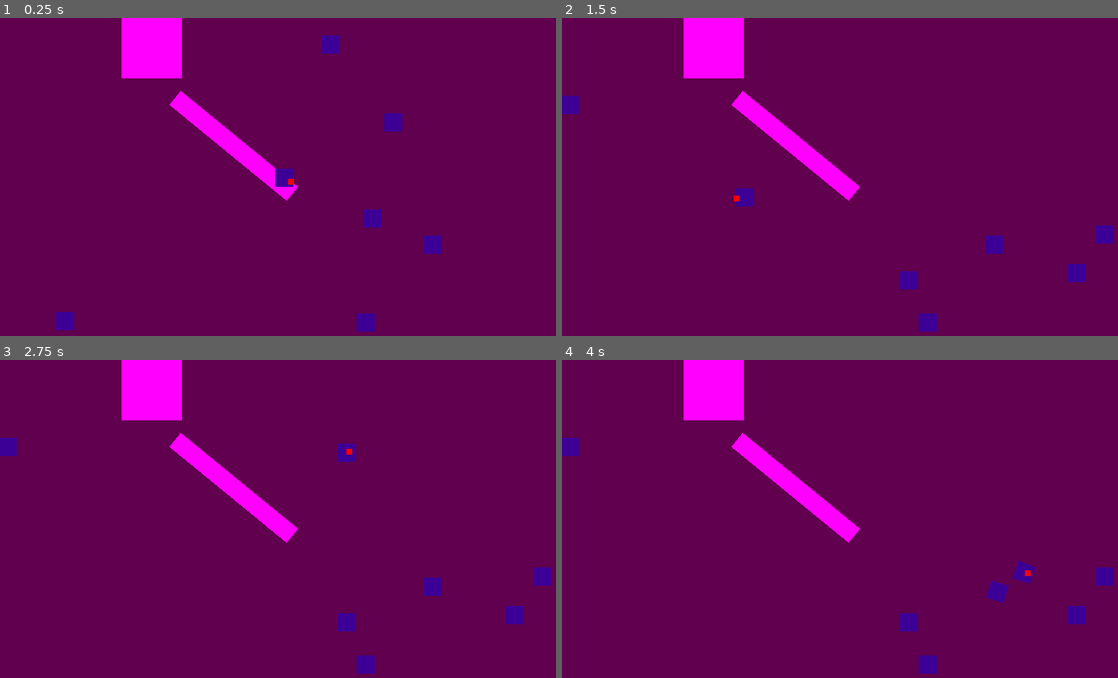
Above: before the commit, frames 1-4 (two rows, left to right).
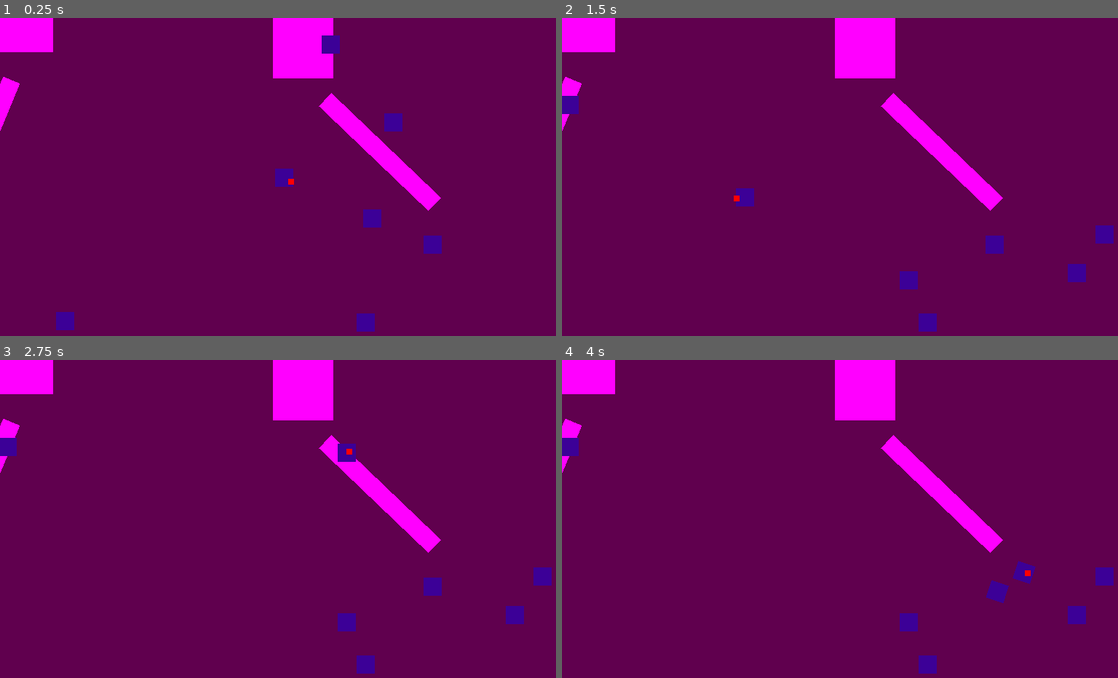
Above: after the commit, the same moments.

Repository: riioze/GameJamFevrier2024
Game: Godot game, scene res://scenes/main.tscn
Same seed, same stepped clock (60 frames per second), same inputs: the game is played once before the commit and once after it.
Inputs (mouse positions are in pixels of both pictures, inside the frame that each line leads up to):
- Up to frame 1 (0.25 s): no input
- Up to frame 2 (1.5 s): tap Enter at 0.5 s; move the mouse to (979, 164) at 0.52 s; move the mouse to (734, 199) at 1.27 s
- Up to frame 3 (2.75 s): tap Space at 2 s; move the mouse to (350, 452) at 2.02 s
- Up to frame 4 (4 s): tap Enter at 2.75 s; move the mouse to (823, 588) at 2.77 s; tap Space at 3.5 s; move the mouse to (1029, 573) at 3.52 s

The runs differ from the first frame. In frame 1, 8.3% of the frame differs, in the area x 0-80%, y 0-61%; in frame 2, 8.5%; in frame 3, 8.3%; in frame 4, 8.5%.

Commit message:
merge done

Diff:
--- a/scenes/arms.tscn
+++ b/scenes/arms.tscn
@@ -18,7 +18,6 @@
 gravity_scale = 0.0
 script = ExtResource("1_bejtx")
 SPEED = 400
-STARTING_POS = Vector2(-500, 100)
 
 [node name="LeftHandCollisionShape" type="CollisionPolygon2D" parent="LeftHandRigidBody"]
 polygon = PackedVector2Array(-100, -100, -100, 100, 100, 100, 100, -100)
@@ -32,7 +31,6 @@
 gravity_scale = 0.0
 script = ExtResource("2_5ttbs")
 SPEED = 400
-STARTING_POS = Vector2(500, 100)
 
 [node name="RightHandCollisionShape" type="CollisionPolygon2D" parent="RIghtHandRigidBody"]
 polygon = PackedVector2Array(-100, -100, -100, 100, 100, 100, 100, -100)
--- a/scripts/arms/RightArmStaticBody.gd
+++ b/scripts/arms/RightArmStaticBody.gd
@@ -13,6 +13,6 @@
 func _process(delta):
 	position = Vector2(HAND.position.x,HAND.position.y+100)
 
-	var angle : float = position.direction_to(Vector2(940,560)).angle()-PI/2
+	var angle : float = position.direction_to(Vector2(1920,1080)).angle()-PI/2
 
 	rotation = angle
--- a/scripts/arms/RightHandRigidBody.gd
+++ b/scripts/arms/RightHandRigidBody.gd
@@ -1,7 +1,7 @@
 extends RigidBody2D
 
 @export var SPEED : int = 100
-@export var STARTING_POS : Vector2 = Vector2(200,100)
+@export var STARTING_POS : Vector2 = Vector2(1000,100)
 @export var OTHER_ARM : RigidBody2D
 
 # Called when the node enters the scene tree for the first time.
